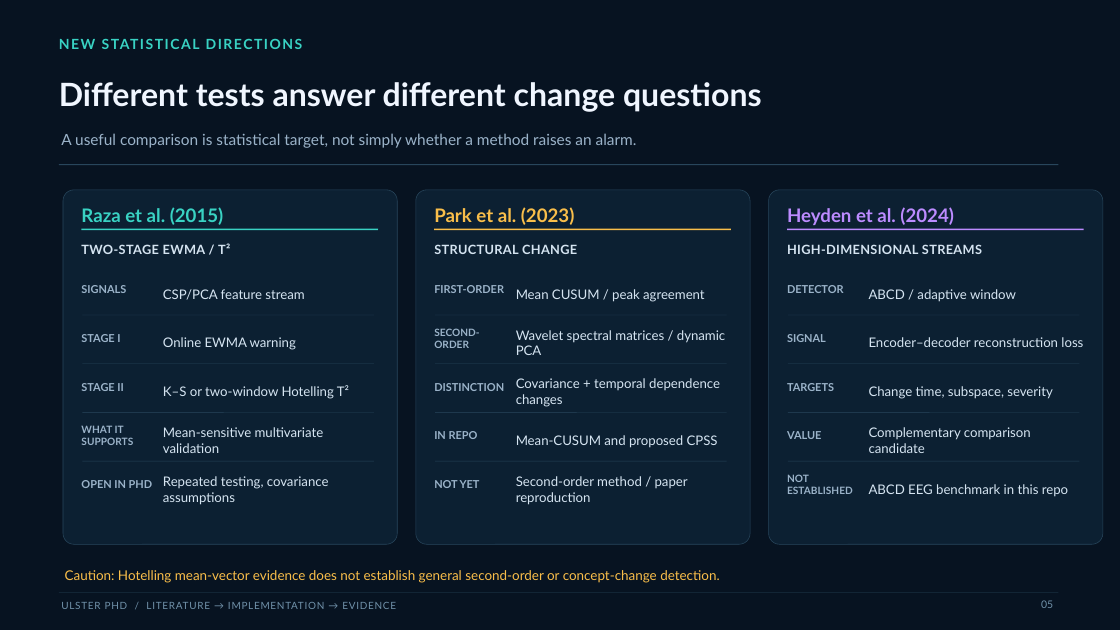
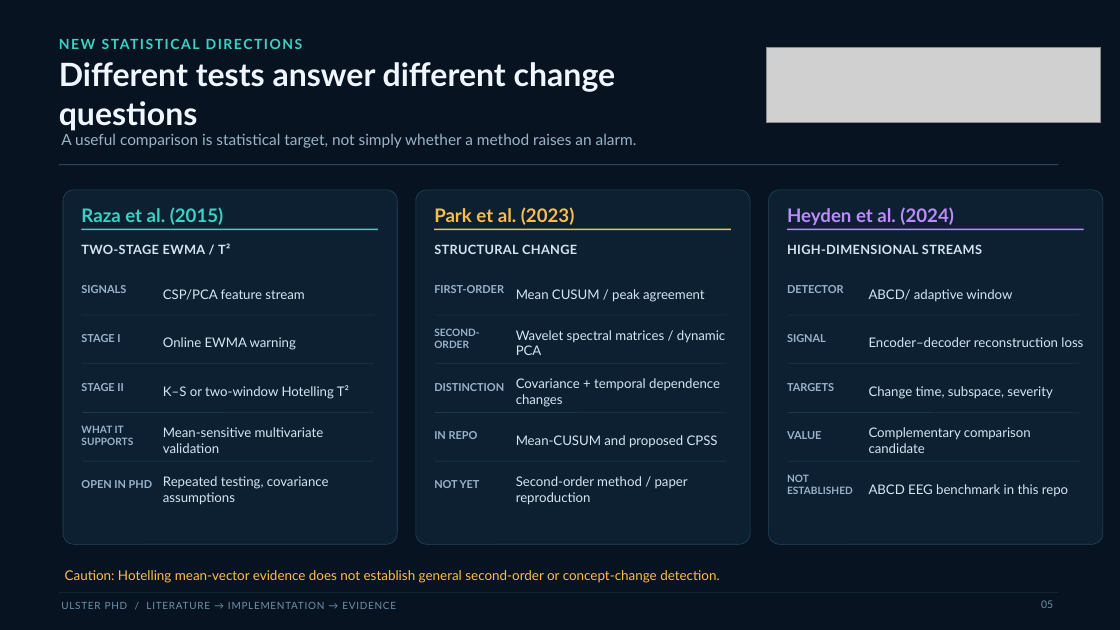
Before and after one commit to hlin863/ewma_covariate_shift_demo, a slide deck: slide 8 of presentations/EWMA_Covariate_Shift_Progress_Review_Haocheng_Lin.pptx. Drawn at 1120x630 pixels with LibreOffice and Linux fonts; fonts in the diff are those of the drawing; grey boxes stand for pictures. Boxes give left, top, right and bottom in pixels: in the first picture for what was removed or moved away, otherwise in the second. Text is boxed around its words. In the diff, an @@ line names an element or a change of style, - is before the commit and + after.

Commit message:
Update progress review presentation
Refresh the EWMA covariate shift progress review slides.

```diff
--- a/presentations/EWMA_Covariate_Shift_Progress_Review_Haocheng_Lin.pptx
+++ b/presentations/EWMA_Covariate_Shift_Progress_Review_Haocheng_Lin.pptx
@@ picture added at [767,48,1101,123] @@
@@ text "Different tests answer different change ..." rewrapped from [59,82,762,111] to [59,62,616,131] @@
@@ text at [869,289,1012,302]: spaces changed @@
-ABCD / adaptive window
+ABCD/ adaptive window
```
